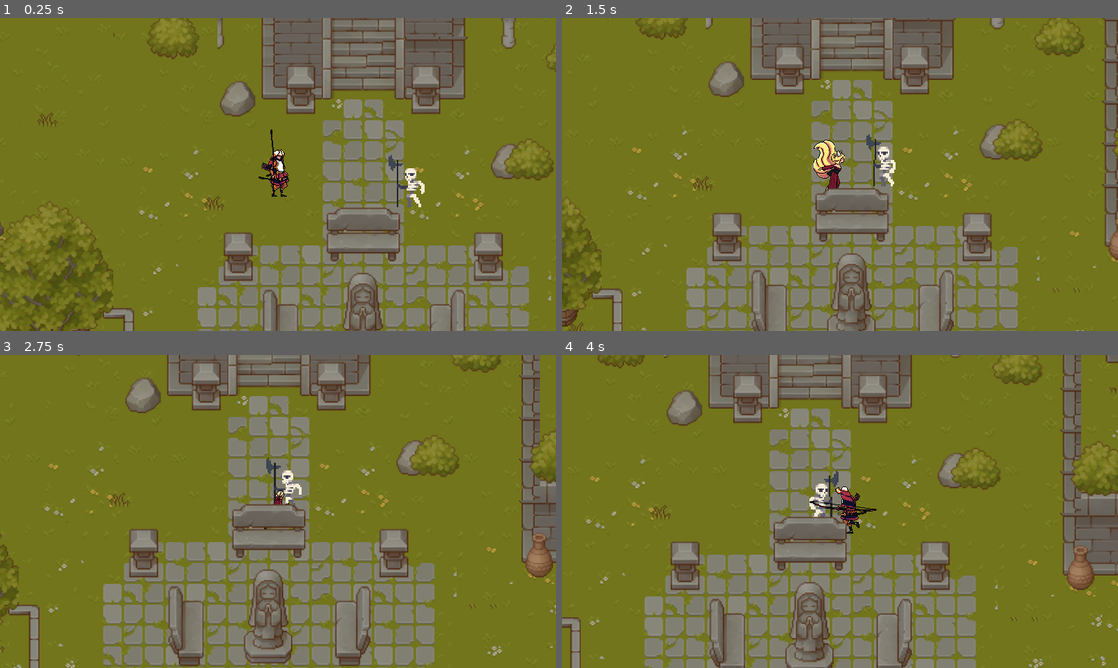
Above: before the commit, frames 1-4 (two rows, left to right).
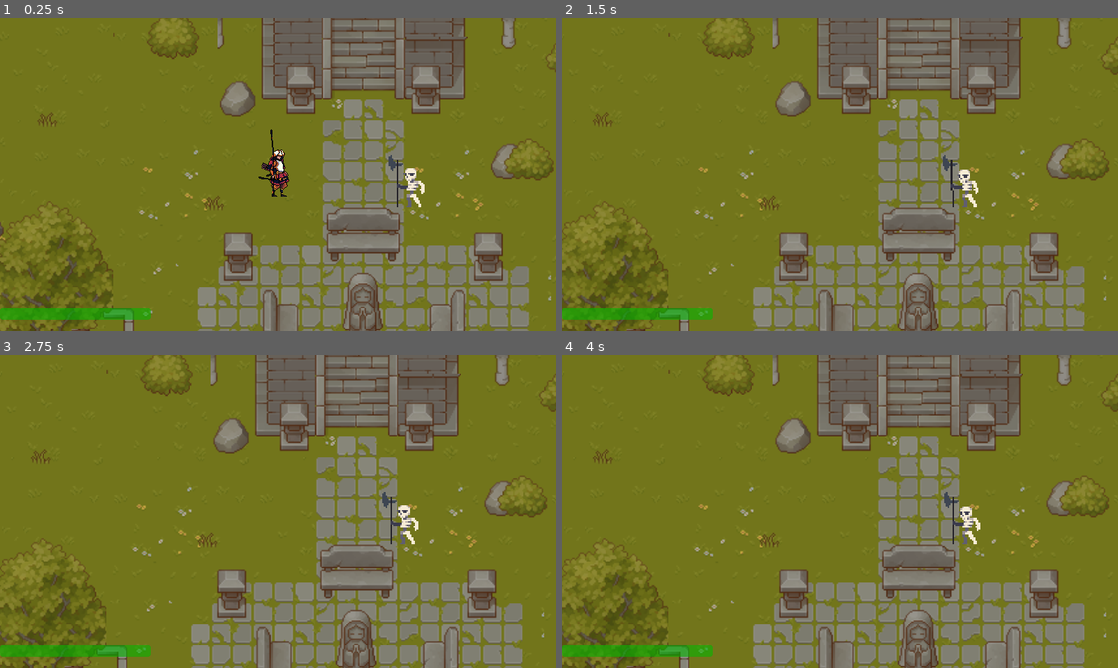
Above: after the commit, the same moments.

Repository: AugustanaCSC380January2024/final-game-jeager
Game: Godot game, scene res://scenes/levels/level_1.tscn
Same seed, same stepped clock (60 frames per second), same inputs: the game is played once before the commit and once after it.
Inputs:
- Up to frame 1 (0.25 s): no input
- Up to frame 2 (1.5 s): hold D (move right) 0.53-1.28 s; tap 1 (character 1 selected) at 0.6 s; tap 2 (character 2 selected) at 0.8, 1.35 s; hold S (move down) from 1.28 s (still down)
- Up to frame 3 (2.75 s): tap 3 (character 3 selected) at 1.55, 2.1 s; release S (move down) at 2.03 s; hold D (move right) from 2.03 s (still down); tap 1 (character 1 selected) at 2.3 s
- Up to frame 4 (4 s): release D (move right) at 2.78 s; hold W (move up) 2.78-3.53 s; tap 1 (character 1 selected) at 2.85 s; tap 2 (character 2 selected) at 3.05, 3.6 s; hold A (move left) from 3.53 s (still down); tap 3 (character 3 selected) at 3.8 s

The runs differ from the first frame. In frame 1, 1.0% of the frame differs, in the area x 0-28%, y 92-97%; in frame 2, 42%; in frame 3, 46%; in frame 4, 48%, in the area x 0-100%, y 0-100%.
Error after the commit: Invalid assignment of property or key 'player' with value of type 'CharacterBody2D (Player)' on a base object of type 'Nil'. (res://scripts/level.gd:38)

Commit message:
added health bar to the level

Diff:
--- a/scenes/enemy/normal enemy/skeleton.tscn
+++ b/scenes/enemy/normal enemy/skeleton.tscn
@@ -526,7 +526,7 @@
 script = ExtResource("6_ntf24")
 enemy = NodePath("../..")
 animated_sprite = NodePath("../../AnimatedSprite2D")
-timer = NodePath("../../Timer")
+timer = NodePath("")
 
 [node name="damage_hit_box" type="Area2D" parent="."]
 collision_layer = 2
@@ -537,6 +537,3 @@
 shape = SubResource("CircleShape2D_aybog")
 
 [node name="player_detection_area" parent="." instance=ExtResource("9_nstoc")]
-
-[node name="Timer" type="Timer" parent="."]
-wait_time = 3.0
--- a/scenes/enemy/normal enemy/slime.tscn
+++ b/scenes/enemy/normal enemy/slime.tscn
@@ -412,7 +412,7 @@
 script = ExtResource("10_b6y4q")
 enemy = NodePath("../..")
 animated_sprite = NodePath("../../AnimatedSprite2D")
-timer = NodePath("../../Timer")
+timer = NodePath("")
 
 [node name="collision_box" type="CollisionShape2D" parent="."]
 position = Vector2(-2, 4)
@@ -431,6 +431,3 @@
 
 [node name="player_detection_area" parent="." instance=ExtResource("11_jwrf6")]
 scale = Vector2(4, 4)
-
-[node name="Timer" type="Timer" parent="."]
-wait_time = 3.0
--- a/scenes/levels/level_1.tscn
+++ b/scenes/levels/level_1.tscn
@@ -7,6 +7,7 @@
 [ext_resource type="PackedScene" uid="uid://8ck7qe1n3awd" path="res://scenes/players/saber.tscn" id="4_jpfrt"]
 [ext_resource type="PackedScene" uid="uid://n20hkt6h5ost" path="res://scenes/players/hayate.tscn" id="5_8o2p0"]
 [ext_resource type="PackedScene" uid="uid://cvjtbx5vno36k" path="res://scenes/enemy/normal enemy/slime.tscn" id="6_y3iqg"]
+[ext_resource type="PackedScene" uid="uid://uwslpr5x07yc" path="res://scenes/ui/health_bar.tscn" id="8_ptpph"]
 
 [node name="Level 1" type="Node2D"]
 script = ExtResource("1_7f6hn")
@@ -31,4 +32,13 @@
 [node name="slime" parent="." instance=ExtResource("6_y3iqg")]
 position = Vector2(1202, 234)
 
+[node name="CanvasLayer" type="CanvasLayer" parent="."]
+
+[node name="health_bar" parent="CanvasLayer" node_paths=PackedStringArray("Player") instance=ExtResource("8_ptpph")]
+offset_left = 0.0
+offset_top = 667.0
+offset_right = -933.0
+offset_bottom = -26.0
+Player = NodePath("../../Players/hayate")
+
 [editable path="Players/hayate"]
--- a/scripts/UI/health_bar.gd
+++ b/scripts/UI/health_bar.gd
@@ -1,4 +1,5 @@
 extends ProgressBar
+
 @export var Player: CharacterBody2D
 
 func _ready():
--- a/scripts/enemy.gd
+++ b/scripts/enemy.gd
@@ -8,7 +8,6 @@
 @onready var damage_hit_box_collision_box = $damage_hit_box/damage_area
 @onready var player_detection_area = $player_detection_area
 @onready var collision_box = $collision_box
-@onready var timer = $Timer
 
 @export var max_health_points = 100
 @export var health_points = max_health_points
@@ -16,7 +15,6 @@
 
 var animation_playing = false
 var player_direction
-var attack_cooldown = false
 
 signal enemy_death
 
@@ -24,7 +22,6 @@
 	animated_sprite.animation_finished.connect(_on_animated_sprite_2d_animation_finished)
 	player_detection_area.body_entered.connect(_on_player_detection_area_body_entered)
 	player_detection_area.body_exited.connect(_on_player_detection_area_body_exited)
-	timer.timeout.connect(_on_timer_timeout)
 
 func _physics_process(delta):
 	player_direction = state_machine_follow.player.position - position
@@ -33,7 +30,7 @@
 			animated_sprite.play("walk")
 			move_and_slide()
 		else:
-			if state_machine_follow.attack and !attack_cooldown:
+			if state_machine_follow.attack:
 				animated_sprite.play("attack")
 				animation_playing = true
 			else:
@@ -77,8 +74,6 @@
 		animation_playing = false
 	elif animated_sprite.animation == "attack":
 		animation_playing = false
-		attack_cooldown = true
-		timer.start()
 
 func _on_player_detection_area_body_entered(body):
 	if body is Player:
@@ -87,6 +82,3 @@
 func _on_player_detection_area_body_exited(body):
 	if body is Player:
 		state_machine_follow.player = state_machine_follow.DEFAULT_PLAYER
-
-func _on_timer_timeout():
-	attack_cooldown = false
--- a/scripts/level.gd
+++ b/scripts/level.gd
@@ -4,7 +4,9 @@
 @onready var miko = $Players/miko
 @onready var saber = $Players/saber
 @onready var camera = Camera2D.new()
+
 var curr_player: CharacterBody2D
+var health_bar
 
 func _ready():
 	miko.visible = false
@@ -16,6 +18,7 @@
 	curr_player = hayate
 	camera.set_zoom(Vector2(1.5,1.5))
 	curr_player.add_child(camera)
+
 
 func _physics_process(delta):
 	if Input.is_action_just_pressed("character 1 selected"):
@@ -32,6 +35,7 @@
 		curr_player.set_stop_movement(true)
 		curr_player.remove_child(camera)
 		new_player.add_child(camera)
+		health_bar.player = curr_player
 		curr_player = new_player
 		curr_player.visible = true
 		curr_player.set_stop_movement(false)
Not shown: 1 places in scenes/levels/level_1.tscn that only renumber resources
